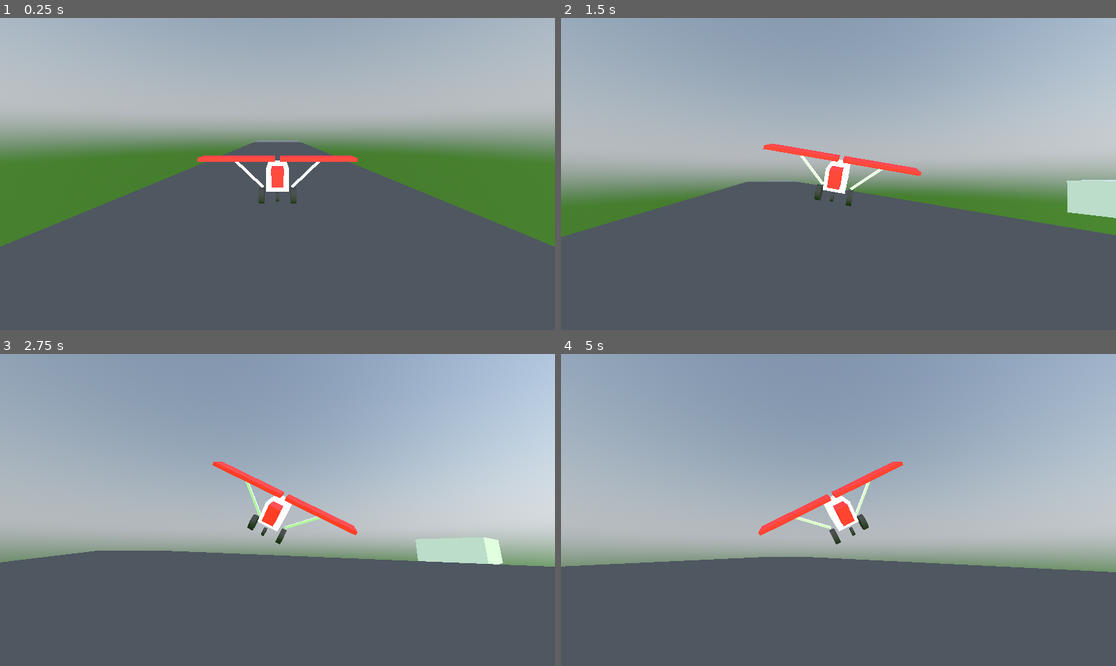
Above: before the commit, frames 1-4 (two rows, left to right).
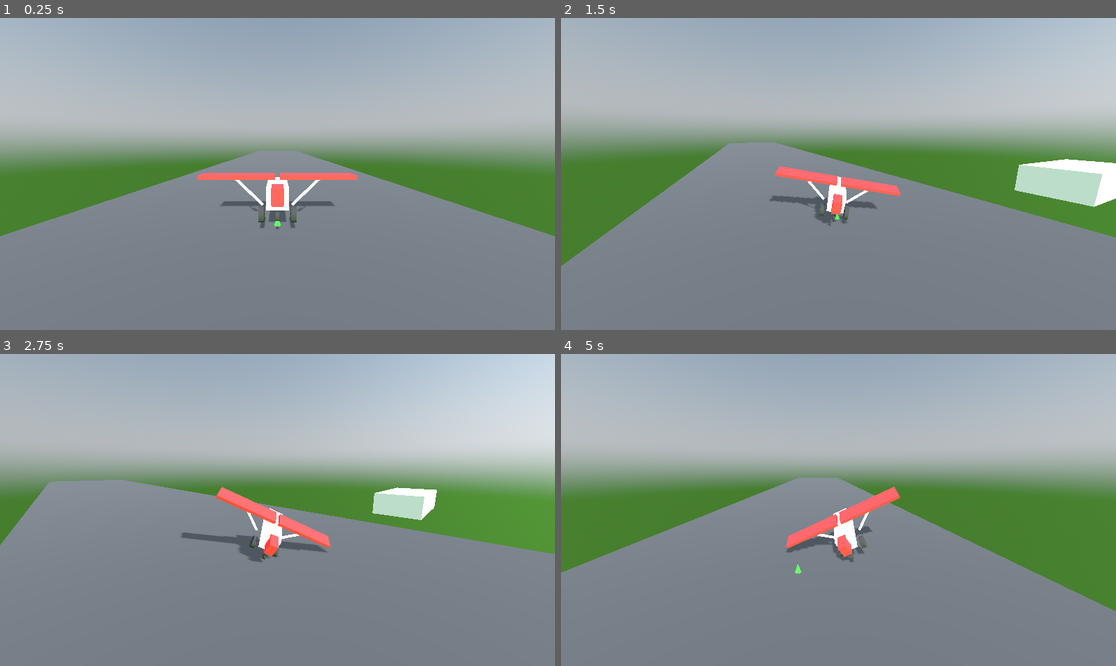
Above: after the commit, the same moments.

Repository: LucasHT22/be-my-copilot
Game: Godot game, scene res://scenes/main.tscn
Two runs of this game, one before a commit and one after it. Both use one fixed random seed, a clock stepped at 60 frames per second and the inputs below.
Inputs:
- Up to frame 1 (0.25 s): no input
- Up to frame 2 (1.5 s): tap Enter (ui_accept) at 0.5, 0.77, 1.07 s; hold Right (ui_right) 0.53-1.28 s; hold Down (ui_down) from 1.28 s (still down)
- Up to frame 3 (2.75 s): tap Enter (ui_accept) at 1.52, 1.82 s; release Down (ui_down) at 2.03 s; hold Right (ui_right) from 2.03 s (still down)
- Up to frame 4 (5 s): release Right (ui_right) at 2.78 s; hold Up (ui_up) 2.78-3.53 s; tap Enter (ui_accept) at 3.02, 3.32, 3.77, 4.07, 4.52, 4.82 s; hold Left (ui_left) from 3.53 s (still down)

The runs differ from the first frame. In frame 1, 56% of the frame differs, in the area x 0-100%, y 34-100%; in frame 2, 62%; in frame 3, 86%, in the area x 0-100%, y 2-100%; in frame 4, 81%.

Commit message:
Save changes

Diff:
--- a/project.godot
+++ b/project.godot
@@ -21,9 +21,24 @@
 
 [input]
 
-yaw_right={
+forward={
 "deadzone": 0.5,
-"events": [Object(InputEventKey,"resource_local_to_scene":false,"resource_name":"","device":-1,"window_id":0,"alt_pressed":false,"shift_pressed":false,"ctrl_pressed":false,"meta_pressed":false,"pressed":false,"keycode":0,"physical_keycode":69,"key_label":0,"unicode":101,"echo":false,"script":null)
+"events": [Object(InputEventKey,"resource_local_to_scene":false,"resource_name":"","device":-1,"window_id":0,"alt_pressed":false,"shift_pressed":false,"ctrl_pressed":false,"meta_pressed":false,"pressed":false,"keycode":0,"physical_keycode":87,"key_label":0,"unicode":119,"echo":false,"script":null)
+]
+}
+backward={
+"deadzone": 0.5,
+"events": [Object(InputEventKey,"resource_local_to_scene":false,"resource_name":"","device":-1,"window_id":0,"alt_pressed":false,"shift_pressed":false,"ctrl_pressed":false,"meta_pressed":false,"pressed":false,"keycode":0,"physical_keycode":83,"key_label":0,"unicode":115,"echo":false,"script":null)
+]
+}
+left={
+"deadzone": 0.5,
+"events": [Object(InputEventKey,"resource_local_to_scene":false,"resource_name":"","device":-1,"window_id":0,"alt_pressed":false,"shift_pressed":false,"ctrl_pressed":false,"meta_pressed":false,"pressed":false,"keycode":0,"physical_keycode":65,"key_label":0,"unicode":97,"echo":false,"script":null)
+]
+}
+right={
+"deadzone": 0.5,
+"events": [Object(InputEventKey,"resource_local_to_scene":false,"resource_name":"","device":-1,"window_id":0,"alt_pressed":false,"shift_pressed":false,"ctrl_pressed":false,"meta_pressed":false,"pressed":false,"keycode":0,"physical_keycode":68,"key_label":0,"unicode":100,"echo":false,"script":null)
 ]
 }
 
--- /dev/null
+++ b/scenes/Camera3D.gd
@@ -0,0 +1,30 @@
+extends Camera3D
+
+@export var airplane: Node3D
+@export var distance := 10.0
+@export var height := 3.0
+@export var follow_speed := 6.0
+@export var look_speed := 8.0
+
+func _physics_process(delta):
+	if airplane == null:
+		return
+
+	var forward = -airplane.global_transform.basis.z
+	forward.y = 0
+	forward = forward.normalized()
+
+	var desired_pos = airplane.global_position \
+		- forward * distance \
+		+ Vector3.UP * height
+
+	global_position = global_position.lerp(
+		desired_pos,
+		follow_speed * delta
+	)
+
+	var look_target = airplane.global_position + forward * 5
+	transform = transform.looking_at(
+		look_target,
+		Vector3.UP
+	)
--- a/scenes/FollowCamera.gd
+++ /dev/null
@@ -1,14 +0,0 @@
-extends Camera3D
-
-@export var airplane: Node3D
-@export var offset := Vector3(0, 2, 8)
-
-func _process(delta):
-	if airplane == null:
-		return
-
-	var target_pos = airplane.global_position
-	var desired_pos = target_pos + airplane.global_transform.basis * offset
-
-	global_position = global_position.lerp(desired_pos, 0.1)
-	look_at(target_pos, Vector3.UP)
--- a/scenes/main.tscn
+++ b/scenes/main.tscn
@@ -1,9 +1,12 @@
-[gd_scene load_steps=32 format=3 uid="uid://caxjugclup7nx"]
+[gd_scene load_steps=35 format=3 uid="uid://caxjugclup7nx"]
 
 [ext_resource type="Script" path="res://scenes/Airplane.gd" id="1_3b1u5"]
-[ext_resource type="Script" path="res://scenes/FollowCamera.gd" id="2_d4vyo"]
-[ext_resource type="Script" path="res://scenes/TreeSpawner.gd" id="3_cy68s"]
-[ext_resource type="PackedScene" uid="uid://cb65waptnjnlx" path="res://scenes/tree.tscn" id="4_ut8q2"]
+[ext_resource type="Script" path="res://scenes/Camera3D.gd" id="4_3rj1l"]
+[ext_resource type="PackedScene" uid="uid://bn73hvpo725b8" path="res://world/World.tscn" id="5_llut3"]
+[ext_resource type="Script" path="res://world/World.gd" id="6_47pp2"]
+[ext_resource type="PackedScene" uid="uid://djs51diog1uny" path="res://world/Chunk.tscn" id="7_a7u5m"]
+[ext_resource type="PackedScene" uid="uid://kwcitil7ckos" path="res://world/Tree.tscn" id="7_vkxfa"]
+[ext_resource type="Script" path="res://world/Chunk.gd" id="8_p32g0"]
 
 [sub_resource type="StandardMaterial3D" id="StandardMaterial3D_6mcdo"]
 
@@ -75,17 +78,19 @@
 [sub_resource type="BoxShape3D" id="BoxShape3D_l2835"]
 size = Vector3(12, 3, 6)
 
-[sub_resource type="SphereShape3D" id="SphereShape3D_yiv55"]
-radius = 2.0
-
-[sub_resource type="StandardMaterial3D" id="StandardMaterial3D_injoy"]
-albedo_color = Color(1.50409e-07, 0.364729, 3.85046e-07, 1)
-
-[sub_resource type="BoxMesh" id="BoxMesh_23fl2"]
-size = Vector3(2000, 20, 2000)
-
-[sub_resource type="BoxShape3D" id="BoxShape3D_s5ha8"]
-size = Vector3(2000, 2, 2000)
+[sub_resource type="StandardMaterial3D" id="StandardMaterial3D_g8dhw"]
+albedo_color = Color(0.235294, 0.133333, 0.0745098, 1)
+
+[sub_resource type="CylinderMesh" id="CylinderMesh_6kyqu"]
+top_radius = 0.15
+
+[sub_resource type="StandardMaterial3D" id="StandardMaterial3D_kmqs7"]
+albedo_color = Color(0, 0.556863, 0, 1)
+
+[sub_resource type="CylinderMesh" id="CylinderMesh_4w7vh"]
+top_radius = 0.0
+bottom_radius = 1.0
+height = 3.0
 
 [node name="Main" type="Node3D"]
 
@@ -138,12 +143,6 @@
 [node name="CollisionShape3D" type="CollisionShape3D" parent="Airplane"]
 shape = SubResource("CapsuleShape3D_nvspu")
 
-[node name="Camera3D" type="Camera3D" parent="." node_paths=PackedStringArray("airplane")]
-transform = Transform3D(1, 0, 0, 0, 1, 0, 0, 0, 1, 0, 3, 8)
-current = true
-script = ExtResource("2_d4vyo")
-airplane = NodePath("../Airplane")
-
 [node name="DirectionalLight3D" type="DirectionalLight3D" parent="."]
 transform = Transform3D(1, 0, 0, 0, 0.858065, 0.513541, 0, -0.513541, 0.858065, 0, 0, 0)
 light_energy = 1.3
@@ -152,15 +151,17 @@
 [node name="WorldEnvironment" type="WorldEnvironment" parent="."]
 environment = SubResource("Environment_qiyvi")
 
-[node name="Airport" type="Node3D" parent="." groups=["no_trees"]]
+[node name="Airport" type="Node3D" parent="."]
 
 [node name="Runway" type="StaticBody3D" parent="Airport"]
 
 [node name="MeshInstance3D" type="MeshInstance3D" parent="Airport/Runway"]
+transform = Transform3D(1, 0, 0, 0, 1, 0, 0, 0, 1, 0, 1, 0)
 material_override = SubResource("StandardMaterial3D_ympfl")
 mesh = SubResource("BoxMesh_gtf5y")
 
 [node name="CollisionShape3D" type="CollisionShape3D" parent="Airport/Runway"]
+transform = Transform3D(1, 0, 0, 0, 1, 0, 0, 0, 1, 0, 1, 0)
 shape = SubResource("BoxShape3D_oupqp")
 
 [node name="Terminal" type="StaticBody3D" parent="Airport"]
@@ -173,24 +174,28 @@
 [node name="CollisionShape3D" type="CollisionShape3D" parent="Airport/Terminal"]
 shape = SubResource("BoxShape3D_l2835")
 
-[node name="TreeSpawner" type="Node3D" parent="."]
-visible = false
-script = ExtResource("3_cy68s")
-tree_scene = ExtResource("4_ut8q2")
-
-[node name="Tree" parent="TreeSpawner" instance=ExtResource("4_ut8q2")]
-
-[node name="CheckArea" type="Area3D" parent="TreeSpawner"]
-
-[node name="CollisionShape3D" type="CollisionShape3D" parent="TreeSpawner/CheckArea"]
-shape = SubResource("SphereShape3D_yiv55")
-
-[node name="Ground" type="StaticBody3D" parent="."]
-
-[node name="MeshInstance3D" type="MeshInstance3D" parent="Ground"]
-material_override = SubResource("StandardMaterial3D_injoy")
-mesh = SubResource("BoxMesh_23fl2")
-
-[node name="CollisionShape3D" type="CollisionShape3D" parent="Ground"]
-transform = Transform3D(1, 0, 0, 0, 1, 0, 0, 0, 1, 0, -1, 0)
-shape = SubResource("BoxShape3D_s5ha8")
+[node name="Camera3D" type="Camera3D" parent="." node_paths=PackedStringArray("airplane")]
+script = ExtResource("4_3rj1l")
+airplane = NodePath("../Airplane")
+
+[node name="World" parent="." node_paths=PackedStringArray("plane") instance=ExtResource("5_llut3")]
+script = ExtResource("6_47pp2")
+chunk_scene = ExtResource("7_a7u5m")
+plane = NodePath("../Airplane")
+view_distance = null
+
+[node name="Chunk" parent="World" instance=ExtResource("7_a7u5m")]
+script = ExtResource("8_p32g0")
+tree_scene = ExtResource("7_vkxfa")
+
+[node name="Tree" parent="World" instance=ExtResource("7_vkxfa")]
+
+[node name="StaticBody3D" type="StaticBody3D" parent="World/Tree"]
+
+[node name="Trunk" type="MeshInstance3D" parent="World/Tree/StaticBody3D"]
+material_override = SubResource("StandardMaterial3D_g8dhw")
+mesh = SubResource("CylinderMesh_6kyqu")
+
+[node name="Leaves" type="MeshInstance3D" parent="World/Tree/StaticBody3D"]
+material_override = SubResource("StandardMaterial3D_kmqs7")
+mesh = SubResource("CylinderMesh_4w7vh")
--- /dev/null
+++ b/world/Chunk.gd
@@ -0,0 +1,60 @@
+extends Node3D
+class_name Chunk
+
+@export var tree_scene: PackedScene
+
+const SIZE := 256
+var noise := FastNoiseLite.new()
+
+func _ready():
+	noise.seed = 12345
+	noise.frequency = 0.01
+	generate_ground()
+	generate_trees()
+
+func generate_ground():
+	var ground := StaticBody3D.new()
+	add_child(ground)
+
+	# visual
+	var mesh := MeshInstance3D.new()
+	var plane := PlaneMesh.new()
+	plane.size = Vector2(SIZE, SIZE)
+	mesh.mesh = plane
+	mesh.rotation.x = -PI / 2
+	ground.add_child(mesh)
+
+	# collision
+	var col := CollisionShape3D.new()
+	var shape := BoxShape3D.new()
+	shape.size = Vector3(SIZE, 2, SIZE)
+	col.shape = shape
+	col.position.y = -1
+	ground.add_child(col)
+
+func land_type(x: float, z: float) -> String:
+	var n = noise.get_noise_2d(x, z)
+
+	if n < -0.2:
+		return "plains"
+	elif n < 0.2:
+		return "grass"
+	else:
+		return "forest"
+
+func generate_trees():
+	for i in range(40):
+		var lx = randf_range(-SIZE/2, SIZE/2)
+		var lz = randf_range(-SIZE/2, SIZE/2)
+
+		var wx = global_position.x + lx
+		var wz = global_position.z + lz
+
+		if land_type(wx * 0.01, wz * 0.01) != "forest":
+			continue
+
+		var tree = tree_scene.instantiate()
+		add_child(tree)
+		tree.position = Vector3(lx, 0, lz)
+		tree.rotation.y = randf() * TAU
+		tree.scale *= randf_range(0.8, 1.3)
--- /dev/null
+++ b/world/Chunk.tscn
@@ -0,0 +1,3 @@
+[gd_scene format=3 uid="uid://djs51diog1uny"]
+
+[node name="Chunk" type="Node3D"]
--- /dev/null
+++ b/world/Tree.tscn
@@ -0,0 +1,3 @@
+[gd_scene format=3 uid="uid://kwcitil7ckos"]
+
+[node name="Tree" type="Node3D"]
--- /dev/null
+++ b/world/World.gd
@@ -0,0 +1,32 @@
+extends Node3D
+
+@export var chunk_scene: PackedScene
+@export var plane: Node3D
+@export var view_distance := 2
+
+var chunks := {}
+
+func _process(_dt):
+	if plane == null:
+		return
+
+	var cx = floor(plane.global_position.x / Chunk.SIZE)
+	var cz = floor(plane.global_position.z / Chunk.SIZE)
+
+	for x in range(cx - view_distance, cx + view_distance + 1):
+		for z in range(cz - view_distance, cz + view_distance + 1):
+			var key = Vector2i(x, z)
+			if not chunks.has(key):
+				spawn_chunk(key)
+
+func spawn_chunk(coord: Vector2i):
+	var chunk = chunk_scene.instantiate()
+	add_child(chunk)
+
+	chunk.position = Vector3(
+		coord.x * Chunk.SIZE,
+		0,
+		coord.y * Chunk.SIZE
+	)
+
+	chunks[coord] = chunk
--- /dev/null
+++ b/world/World.tscn
@@ -0,0 +1,3 @@
+[gd_scene format=3 uid="uid://bn73hvpo725b8"]
+
+[node name="World" type="Node3D"]
